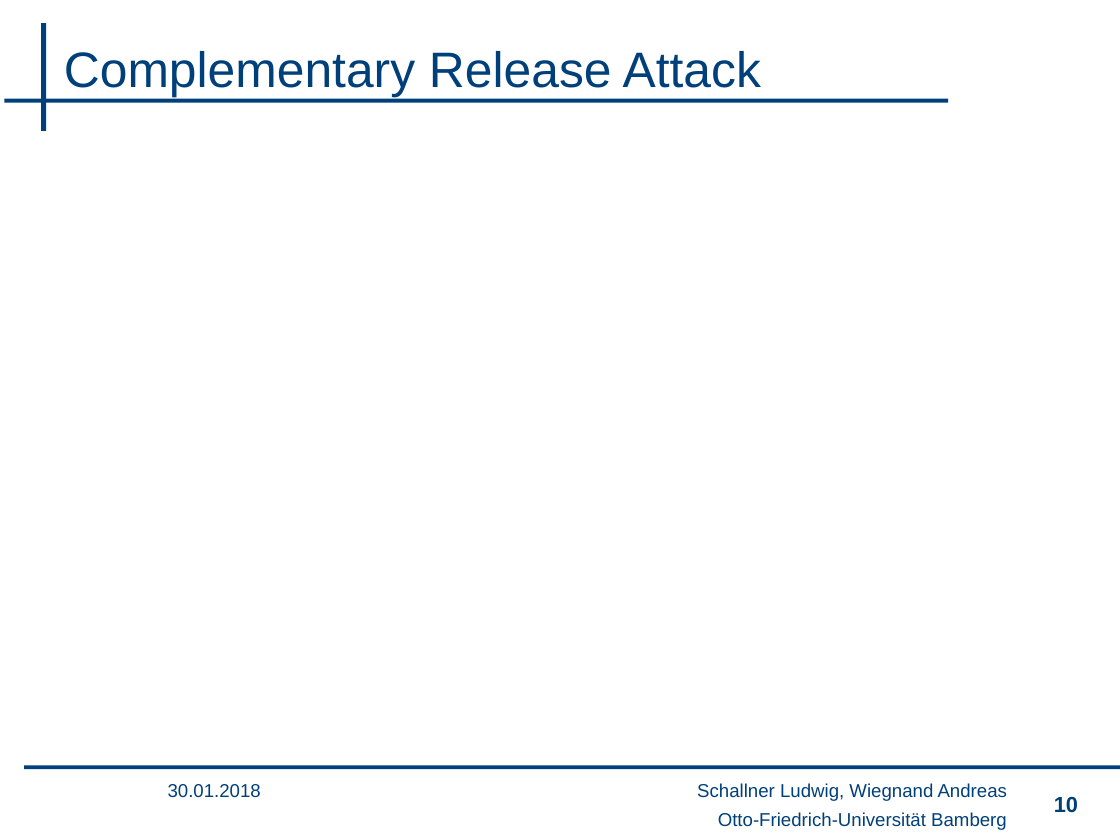
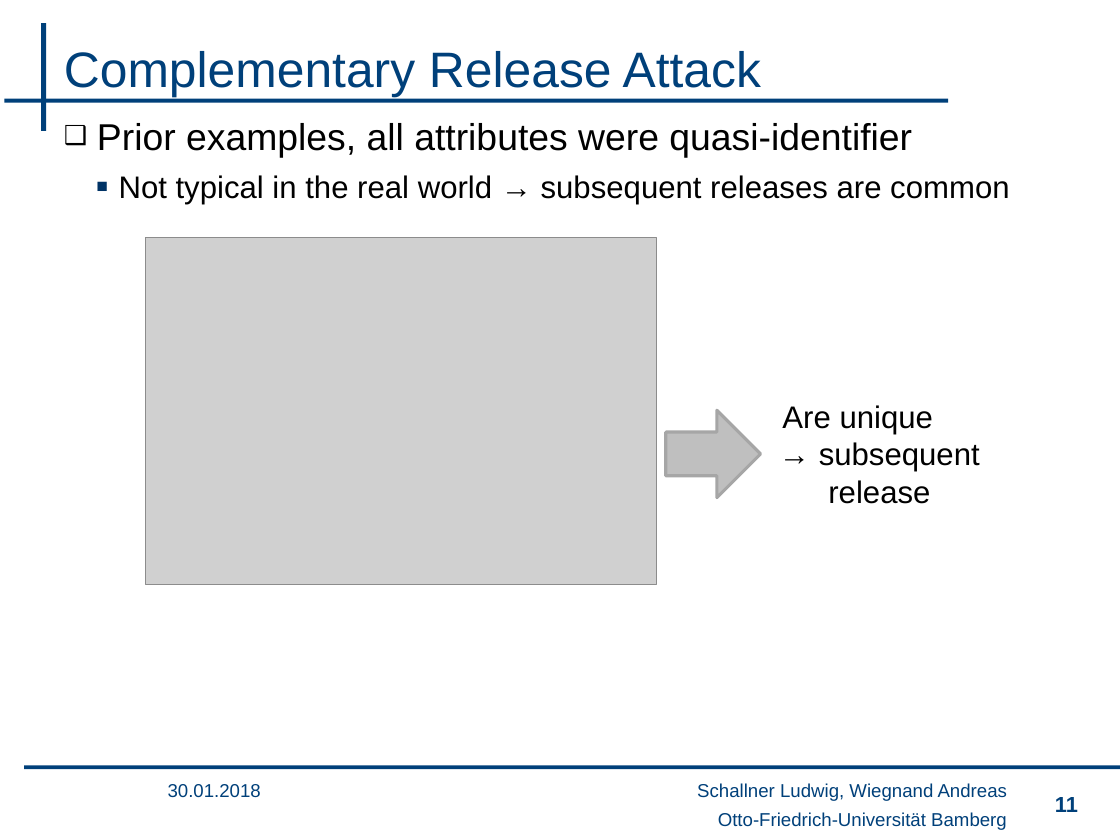
Before and after one commit to wsgan001/PSI-MSem, a slide deck: slide 11 of presentation/sicherheits_lu.pptx (slide 10 before the commit). Drawn at 1120x840 pixels with LibreOffice and Linux fonts; fonts in the diff are those of the drawing; grey boxes stand for pictures; background and template pictures are left out. Boxes give left, top, right and bottom in pixels: in the first picture for what was removed or moved away, otherwise in the second. Text is boxed around its words. In the diff, an @@ line names an element or a change of style, - is before the commit and + after.

```diff
--- a/presentation/sicherheits_lu.pptx
+++ b/presentation/sicherheits_lu.pptx
@@ text added at <box>97,123,1009,204</box>, 20 pt, text #000000 @@
+❑ Prior examples, all attributes were quasi-identifier
+  ▪ Not typical in the real world → subsequent releases are common
@@ picture added at <box>146,237,656,584</box> @@
@@ right arrow added at <box>665,410,760,497</box>, fill #BFBFBF, outline #A6A6A6 2 pt @@
@@ text added at <box>782,405,980,504</box>, 20 pt, text #000000 @@
+Are unique → subsequent release
@@ page number at <box>1055,797,1078,812</box>: text changed @@
-10
+11
```
Also in this commit, not shown: 8 other slides changed, 1 slide added.
